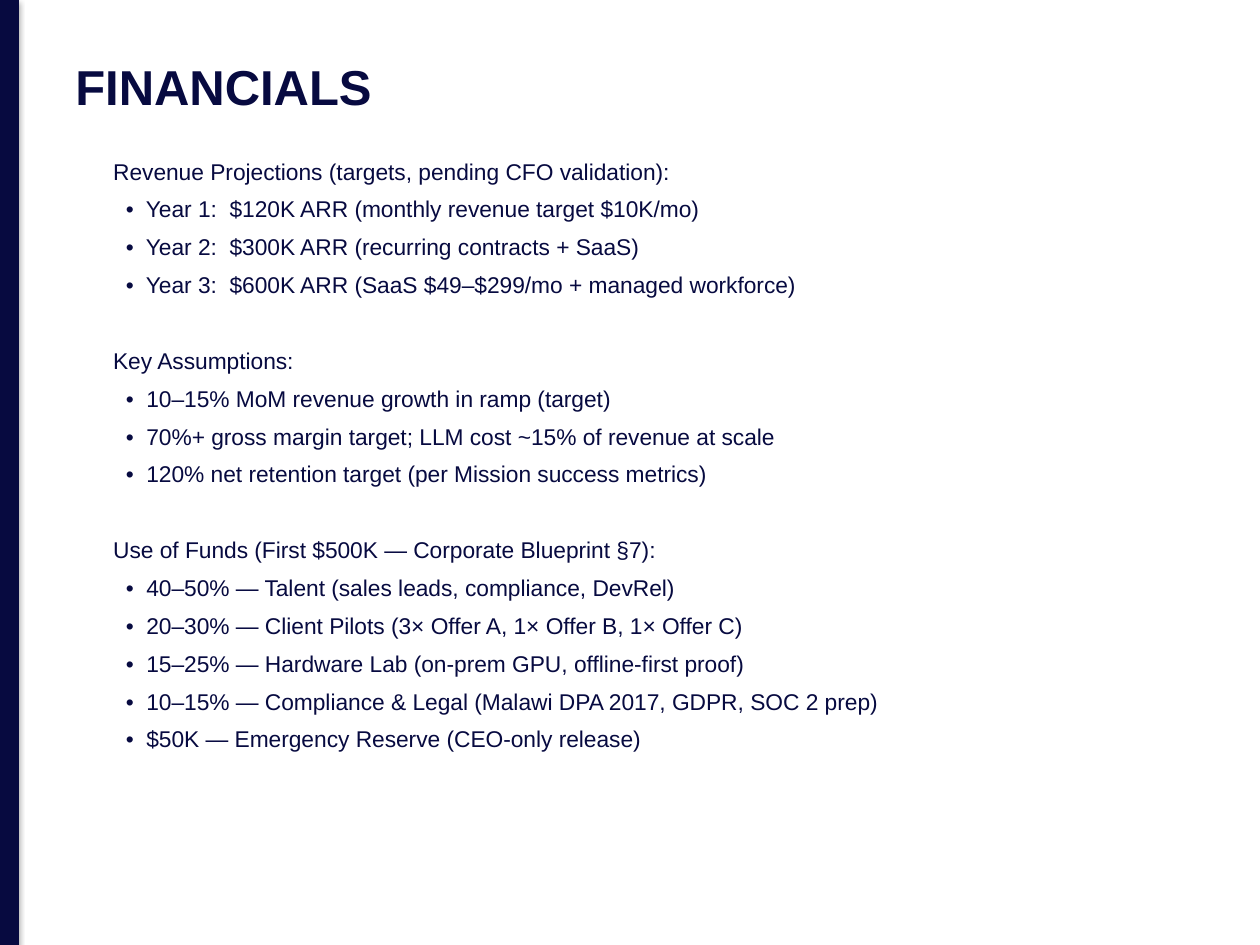
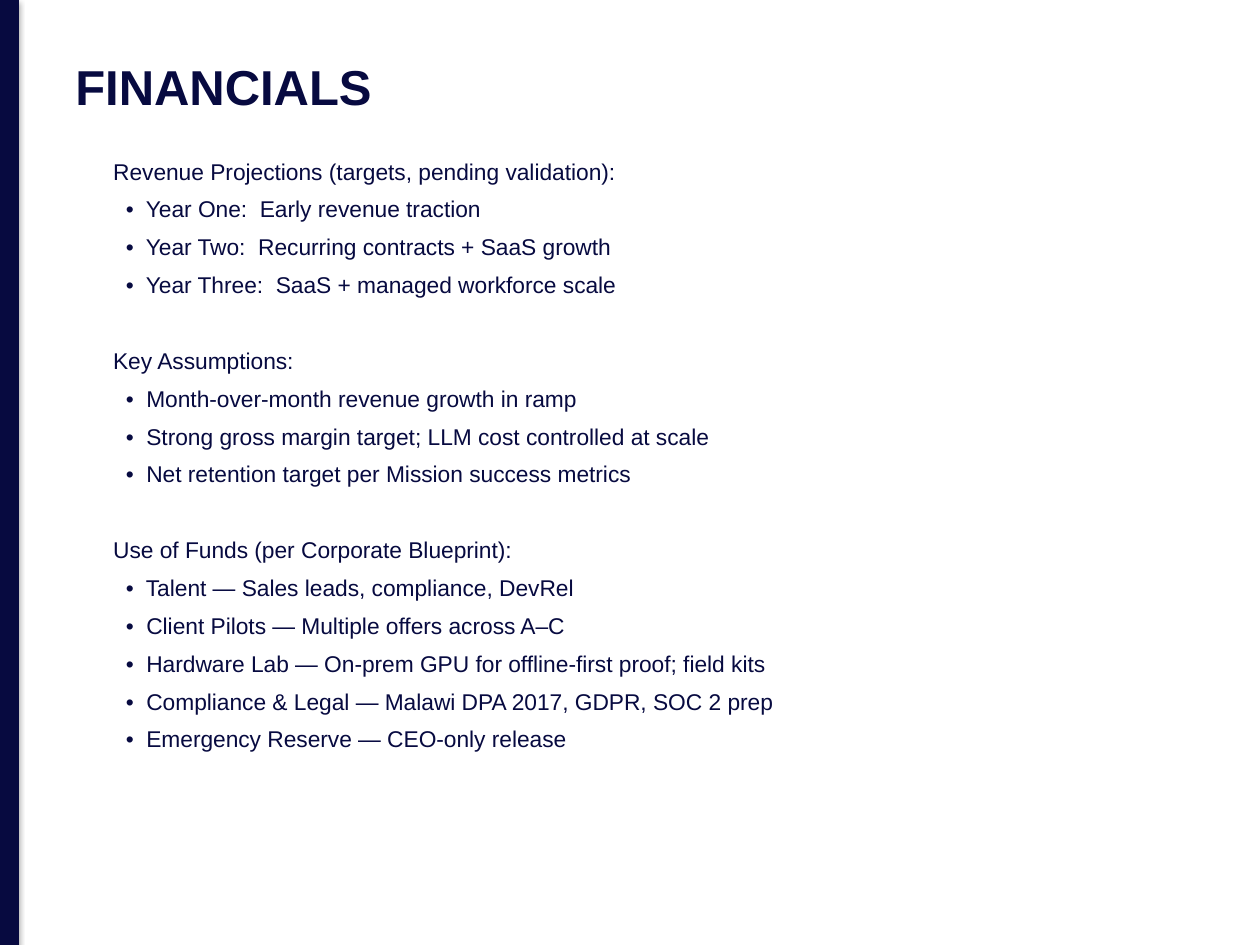
Before and after one commit to jmlusu/light-speed-holdings, a slide deck: slide 11 of static/brand/templates/pitch-deck.pptx. Drawn at 1260x945 pixels with LibreOffice and Linux fonts; fonts in the diff are those of the drawing. Boxes give left, top, right and bottom in pixels: in the first picture for what was removed or moved away, otherwise in the second. Text is boxed around its words. In the diff, an @@ line names an element or a change of style, - is before the commit and + after.

```diff
--- a/static/brand/templates/pitch-deck.pptx
+++ b/static/brand/templates/pitch-deck.pptx
@@ text at <box>113,163,616,298</box>: text changed @@
-Revenue Projections (targets, pending CFO validation):
-• Year 1: $120K ARR (monthly revenue target $10K/mo)
-• Year 2: $300K ARR (recurring contracts + SaaS)
-• Year 3: $600K ARR (SaaS $49–$299/mo + managed workforce)
+Revenue Projections (targets, pending validation):
+• Year One: Early revenue traction
+• Year Two: Recurring contracts + SaaS growth
+• Year Three: SaaS + managed workforce scale
@@ text at <box>113,390,773,752</box>: text changed @@
-• 10–15% MoM revenue growth in ramp (target)
-• 70%+ gross margin target; LLM cost ~15% of revenue at scale
-• 120% net retention target (per Mission success metrics)
-Use of Funds (First $500K — Corporate Blueprint §7):
-• 40–50% — Talent (sales leads, compliance, DevRel)
-• 20–30% — Client Pilots (3× Offer A, 1× Offer B, 1× Offer C)
-• 15–25% — Hardware Lab (on-prem GPU, offline-first proof)
-• 10–15% — Compliance & Legal (Malawi DPA 2017, GDPR, SOC 2 prep)
-• $50K — Emergency Reserve (CEO-only release)
+• Month-over-month revenue growth in ramp
+• Strong gross margin target; LLM cost controlled at scale
+• Net retention target per Mission success metrics
+Use of Funds (per Corporate Blueprint):
+• Talent — Sales leads, compliance, DevRel
+• Client Pilots — Multiple offers across A–C
+• Hardware Lab — On-prem GPU for offline-first proof; field kits
+• Compliance & Legal — Malawi DPA 2017, GDPR, SOC 2 prep
+• Emergency Reserve — CEO-only release
```
Also in this commit, not shown: 9 other slides changed, 2 other files.
